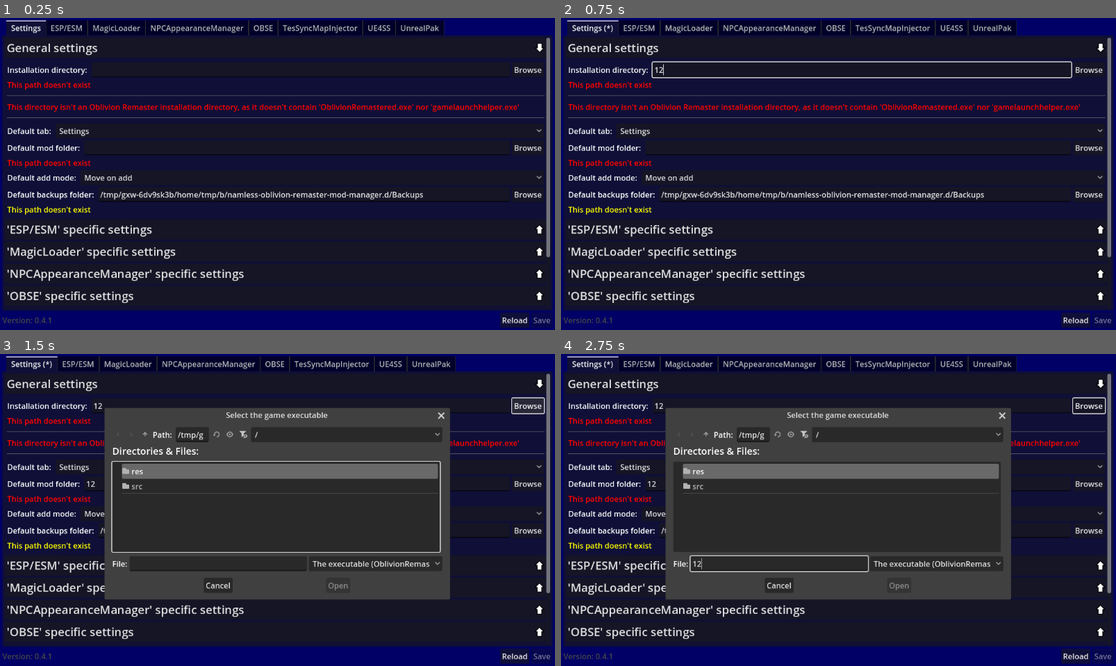
Above: before the commit, frames 1-4 (two rows, left to right).
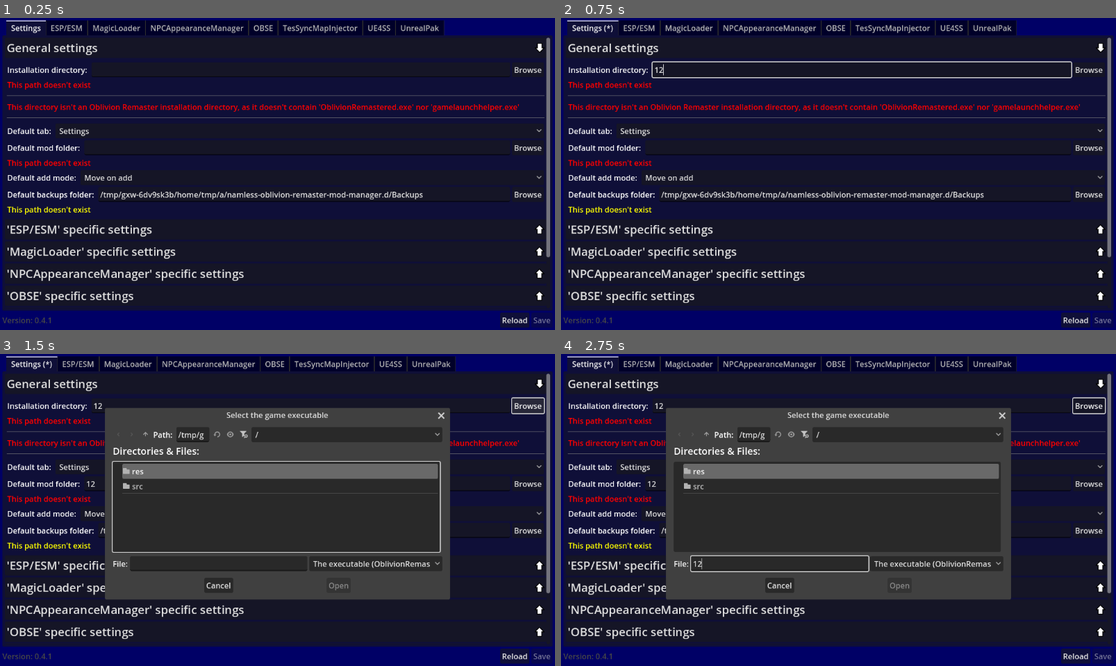
Above: after the commit, the same moments.

Repository: TheNamlessGuy/oblivion-remaster-mod-manager
Game: Godot game, scene res://src/components/main_window.tscn
The game is run twice, just before and just after one commit, with the same random seed, the same clock (stepped at 60 frames per second) and the same inputs.
Inputs (mouse positions are in pixels of both pictures, inside the frame that each line leads up to):
- Up to frame 1 (0.25 s): no input
- Up to frame 2 (0.75 s): click (860, 71) at 0.52 s; type "12" at 0.6 s
- Up to frame 3 (1.5 s): click (299, 485) at 0.75 s; type "12" at 0.83 s; click "Browse" at 1.25 s
- Up to frame 4 (2.75 s): click (777, 563) at 2.02 s; type "12" at 2.1 s

The runs differ from the first frame. In frame 1, 0.3% of the frame differs, in the area x 39-77%, y 55-59%; in frame 2, 0.3%; in frame 3, 0.9%, in the area x 18-78%, y 18-77%; in frame 4, 0.9%.

Commit message:
fix: Mod types moved along with tab move

Diff:
--- a/project/src/components/window_tab_container.tscn
+++ b/project/src/components/window_tab_container.tscn
@@ -69,7 +69,7 @@
 grow_horizontal = 2
 grow_vertical = 2
 script = ExtResource("8_4aywa")
-mod_type = 5
+mod_type = 2
 
 [node name="NPCAppearanceManager" type="Control" parent="."]
 visible = false
@@ -86,7 +86,7 @@
 grow_horizontal = 2
 grow_vertical = 2
 script = ExtResource("6_mmv1c")
-mod_type = 7
+mod_type = 3
 
 [node name="OBSE" type="Control" parent="."]
 visible = false
@@ -103,7 +103,7 @@
 grow_horizontal = 2
 grow_vertical = 2
 script = ExtResource("5_dy8p3")
-mod_type = 3
+mod_type = 4
 
 [node name="TesSyncMapInjector" type="Control" parent="."]
 visible = false
@@ -120,7 +120,7 @@
 grow_horizontal = 2
 grow_vertical = 2
 script = ExtResource("9_t3cdb")
-mod_type = 6
+mod_type = 5
 
 [node name="UE4SS" type="Control" parent="."]
 visible = false
@@ -137,7 +137,7 @@
 grow_horizontal = 2
 grow_vertical = 2
 script = ExtResource("6_a5vv3")
-mod_type = 4
+mod_type = 6
 
 [node name="UnrealPak" type="Control" parent="."]
 visible = false
@@ -154,4 +154,4 @@
 grow_horizontal = 2
 grow_vertical = 2
 script = ExtResource("4_mrmo6")
-mod_type = 2
+mod_type = 7
